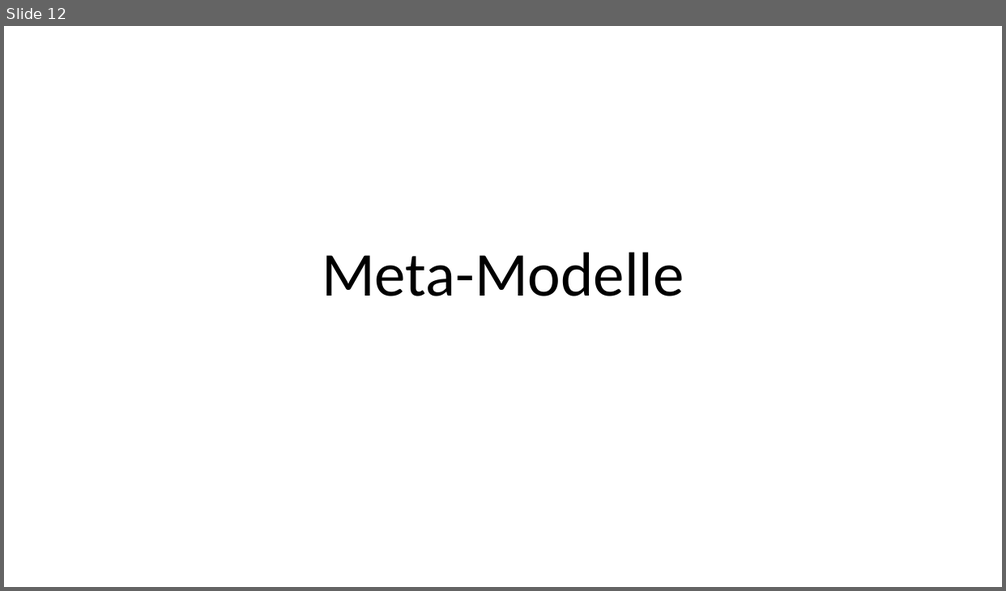
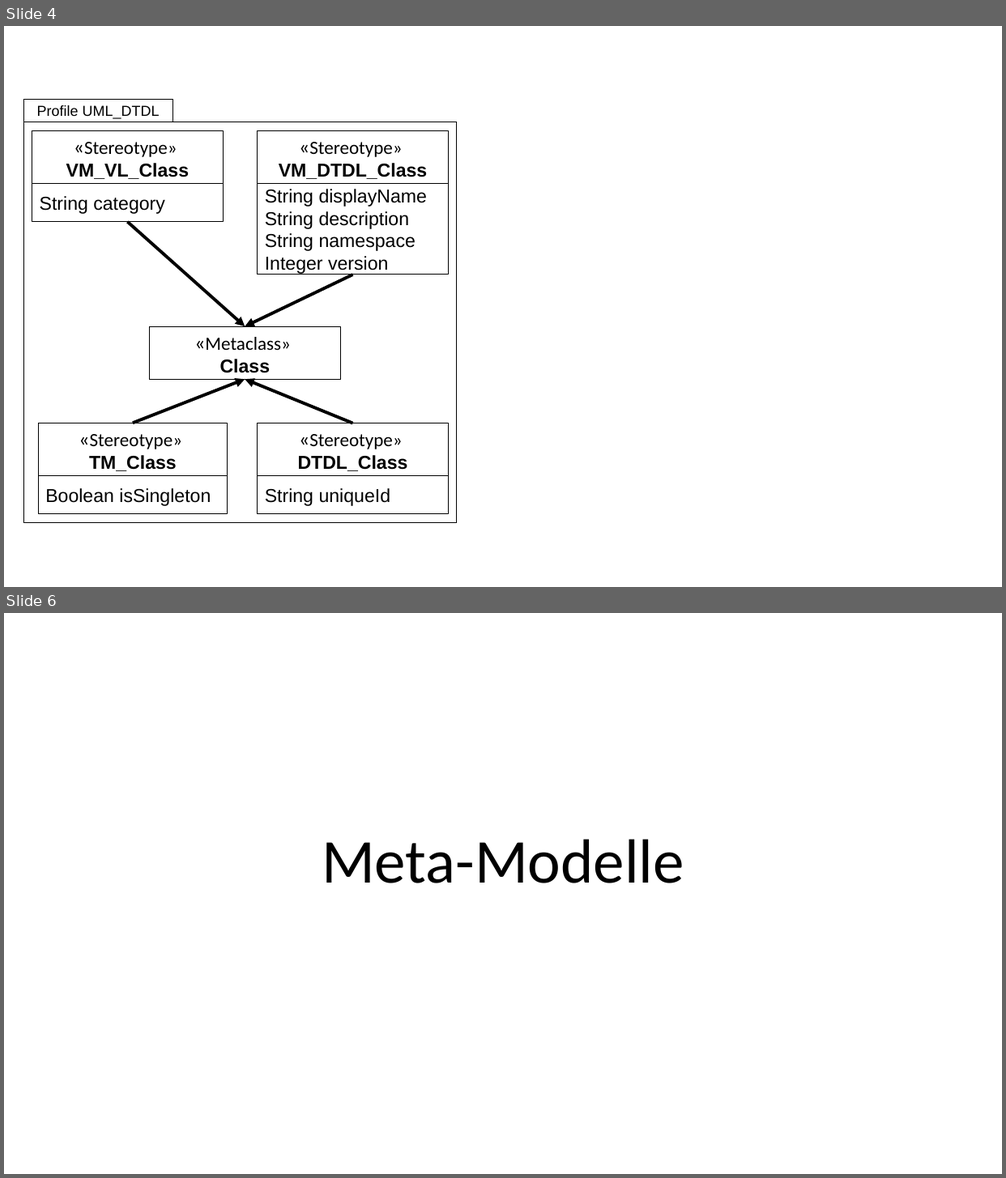
Before and after one commit to derlehner/dt_language_comparison, a slide deck: Figures.pptx. Shown one above the other, each under a label of ours: slide 12 before the commit, slides 4 and 6 after it; the slides between them are not shown. The pictures are 1006x591 and 1006x1178 pixels, drawn with LibreOffice and Linux fonts; fonts in the diff are those of the drawing. Boxes give left, top, right and bottom in pixels: in the first picture for what was removed or moved away, otherwise in the second. Text is boxed around its words. In the diff, an @@ line names an element or a change of style, - is before the commit and + after.

```diff
--- a/Figures.pptx
+++ b/Figures.pptx
@@ slide 4 added at [4,26,1002,587], background #FFFFFF @@
@@ rectangle added at [24,122,457,523], outline #000000 0.75 pt @@
@@ rectangle added at [24,100,173,122], outline #000000 0.75 pt, 14 pt, text #000000 @@
+Profile UML_DTDL
@@ rectangle added at [32,130,223,184], outline #000000 0.75 pt, 18 pt, text #000000 @@
+«Stereotype»
+VM_VL_Class
@@ rectangle added at [257,130,448,184], outline #000000 0.75 pt, 18 pt, text #000000, bold @@
+«Stereotype»
+VM_DTDL_Class
@@ rectangle added at [32,184,223,222], outline #000000 0.75 pt, 18 pt, text #000000 @@
+String category
@@ rectangle added at [257,184,448,275], outline #000000 0.75 pt, 18 pt, text #000000 @@
+String displayName
+String description
+String namespace
+Integer version
@@ arrow added from (127, 222) to (245, 327), #000000 3 pt @@
@@ arrow added from (353, 275) to (245, 327), #000000 3 pt @@
@@ rectangle added at [149,327,340,380], outline #000000 0.75 pt, 18 pt, text #000000 @@
+«Metaclass»
+Class
@@ arrow added from (133, 424) to (245, 379), #000000 3 pt @@
@@ arrow added from (353, 424) to (245, 379), #000000 3 pt @@
@@ rectangle added at [39,424,228,476], outline #000000 0.75 pt, 18 pt, text #000000 @@
+«Stereotype»
+TM_Class
@@ rectangle added at [257,424,448,476], outline #000000 0.75 pt, 18 pt, text #000000 @@
+«Stereotype»
+DTDL_Class
@@ rectangle added at [39,476,228,514], outline #000000 0.75 pt, 18 pt, text #000000 @@
+Boolean isSingleton
@@ rectangle added at [257,476,448,514], outline #000000 0.75 pt, 18 pt, text #000000 @@
+String uniqueId
@@ what was slide 12 is now slide 6 @@
```
Also in this commit, not shown: 1 slide changed, 5 other slides added.
